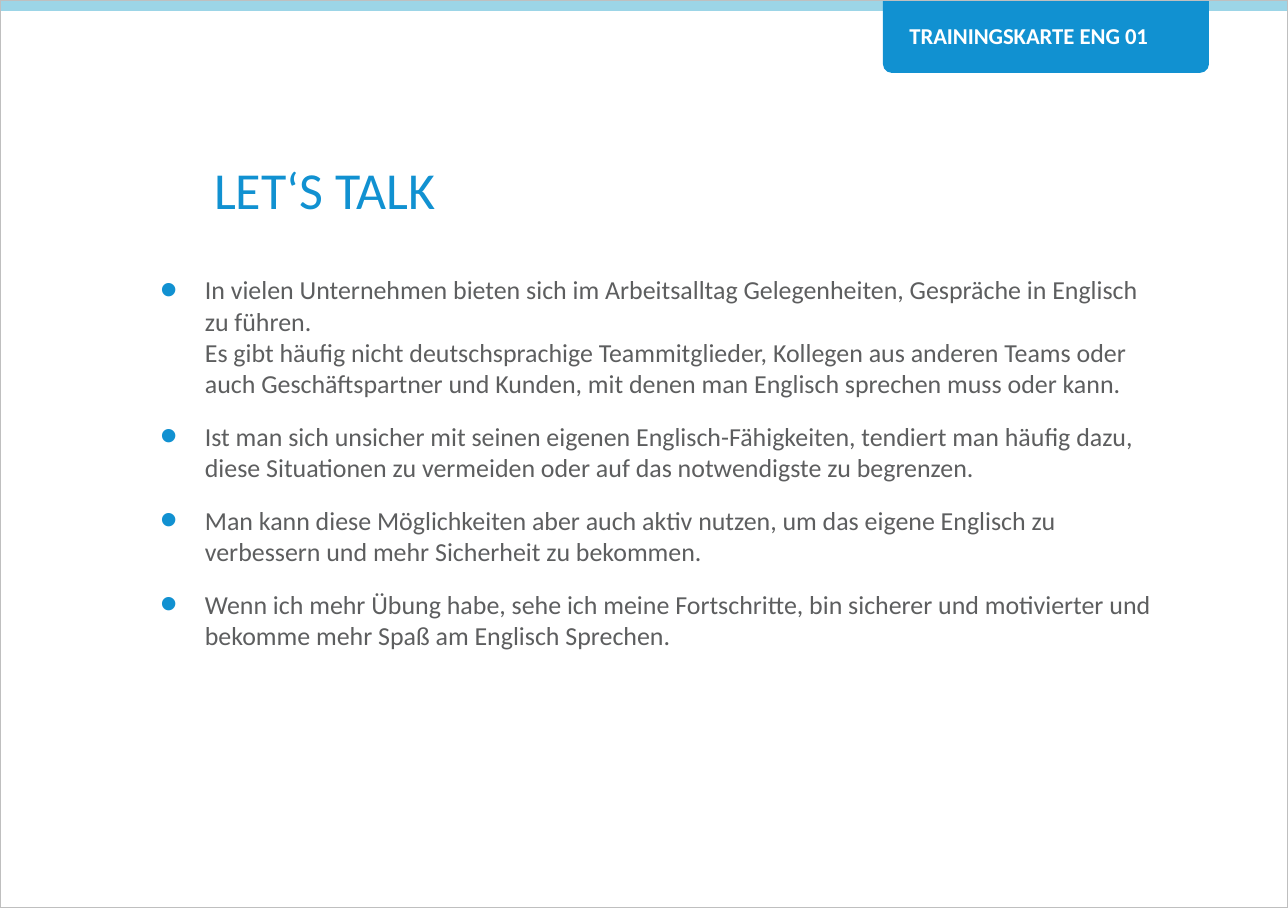
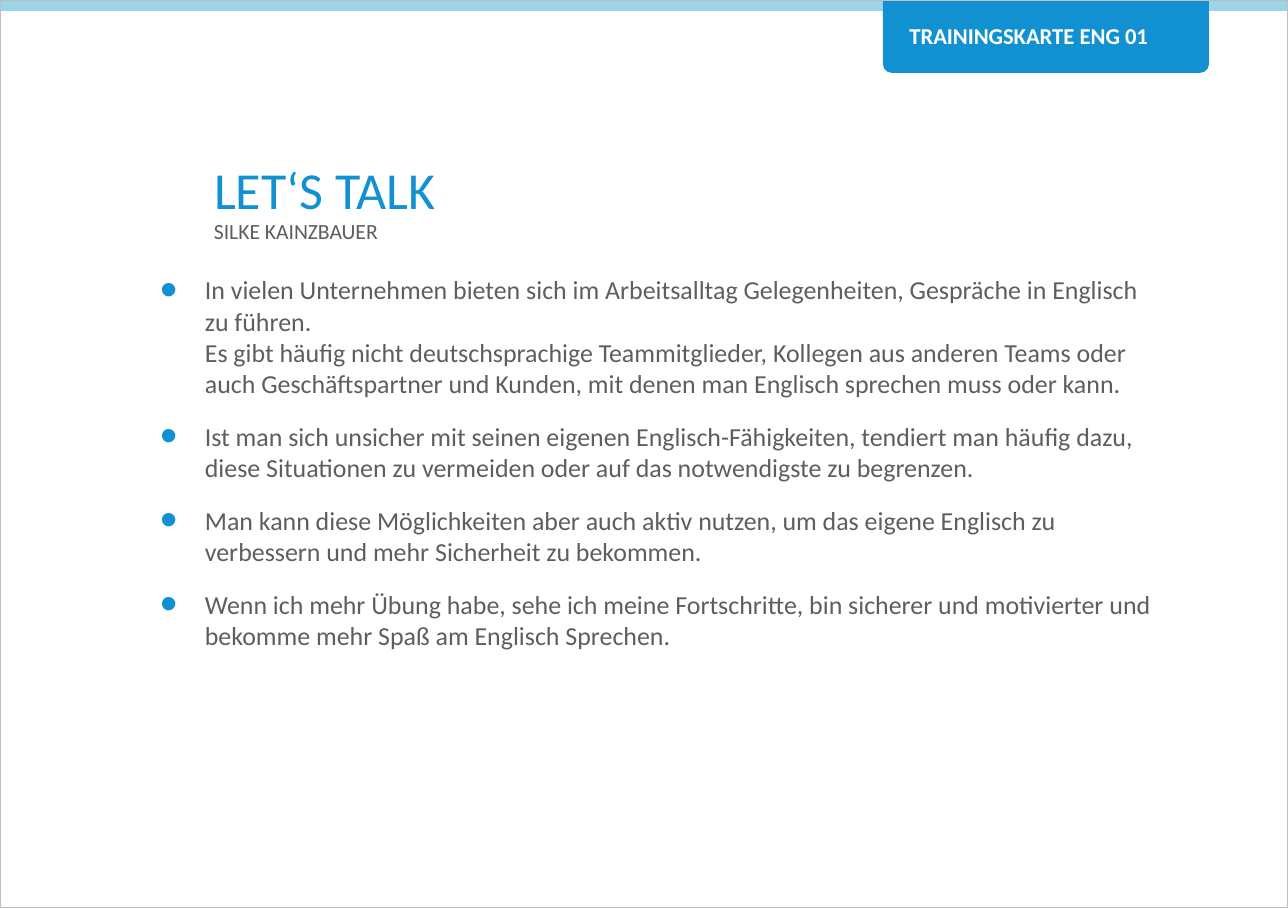
Before and after one commit to Teamtool/training-materials, a slide deck: slide 1 of training-cards/agile moves/English (ENG)/ger/apprentice/ger_ENG_01_Lets_talk_AM_A.pptx. Drawn at 1288x908 pixels with LibreOffice and Linux fonts; fonts in the diff are those of the drawing; background and template pictures are left out. Boxes give left, top, right and bottom in pixels: in the first picture for what was removed or moved away, otherwise in the second. Text is boxed around its words. In the diff, an @@ line names an element or a change of style, - is before the commit and + after.

```diff
--- a/training-cards/agile moves/English (ENG)/ger/apprentice/ger_ENG_01_Lets_talk_AM_A.pptx
+++ b/training-cards/agile moves/English (ENG)/ger/apprentice/ger_ENG_01_Lets_talk_AM_A.pptx
@@ text added at <box>214,225,378,239</box>, 10 pt, text #5D5E5F @@
+SILKE KAINZBAUER
```
Also in this commit, not shown: 1 other slide changed, 31 other files.
